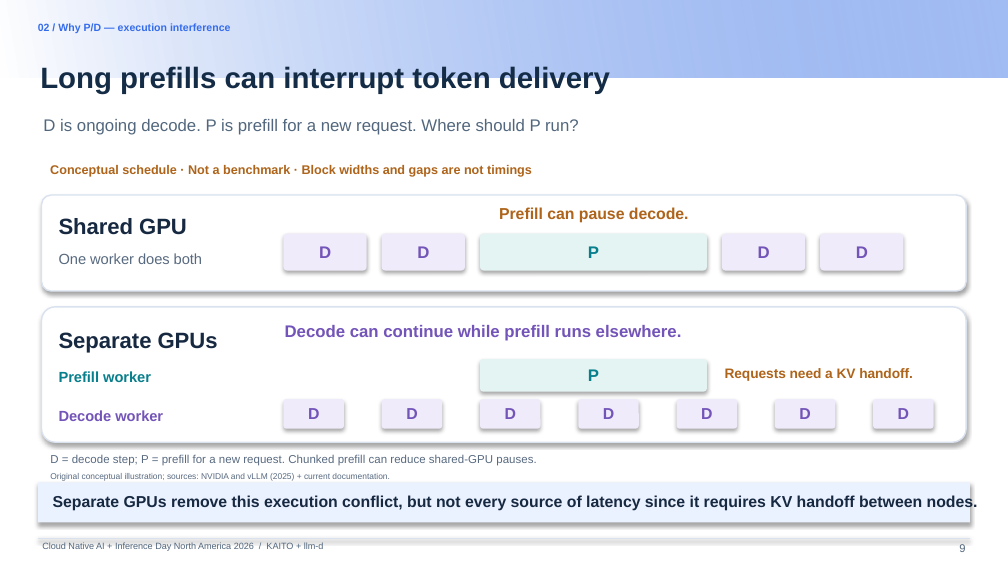
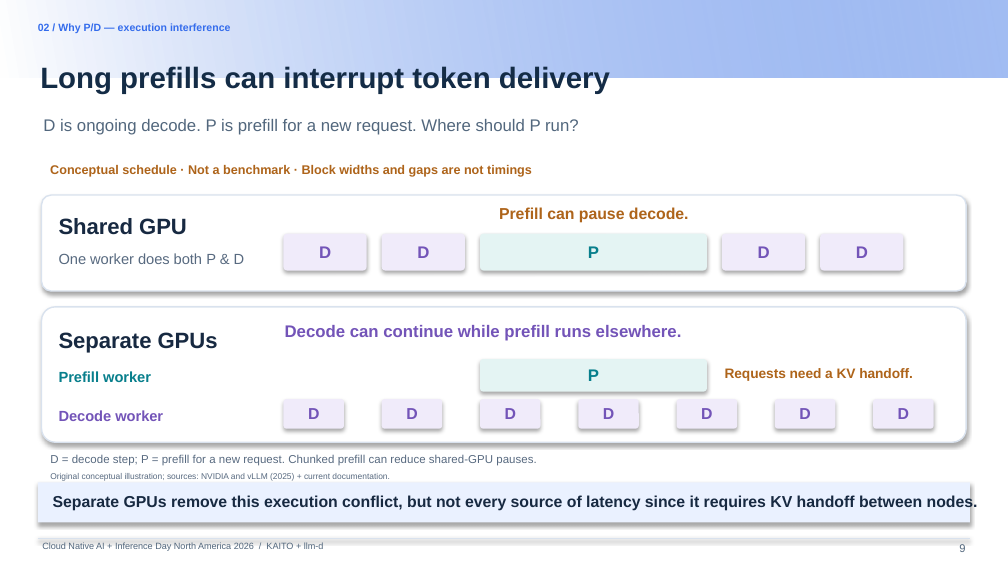
Before and after one commit to andyzhangx/demo, a slide deck: slide 9 of llm/pd-disaggregation/kubecon-na-2026-pd-disaggregation-kaito-llmd.pptx. Drawn at 1008x567 pixels with LibreOffice and Linux fonts; fonts in the diff are those of the drawing; background and template pictures are left out. Boxes give left, top, right and bottom in pixels: in the first picture for what was removed or moved away, otherwise in the second. Text is boxed around its words. In the diff, an @@ line names an element or a change of style, - is before the commit and + after.

```diff
--- a/llm/pd-disaggregation/kubecon-na-2026-pd-disaggregation-kaito-llmd.pptx
+++ b/llm/pd-disaggregation/kubecon-na-2026-pd-disaggregation-kaito-llmd.pptx
@@ text at (59, 253, 245, 264): text changed @@
-One worker does both
+One worker does both P & D
```
Also in this commit, not shown: 4 other slides changed.
